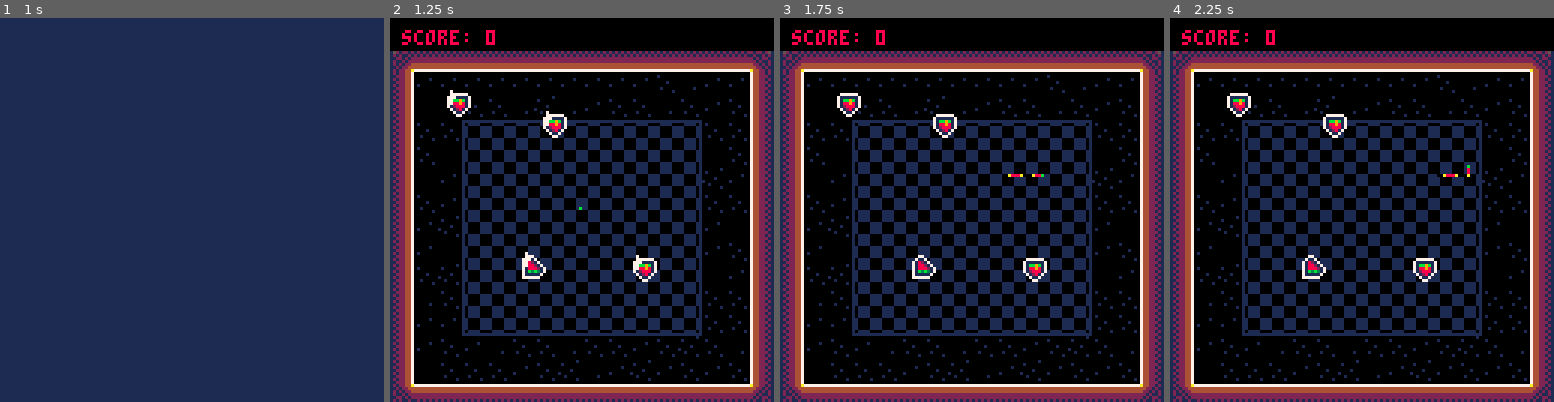
Above: before the commit, frames 1-4 (left to right).
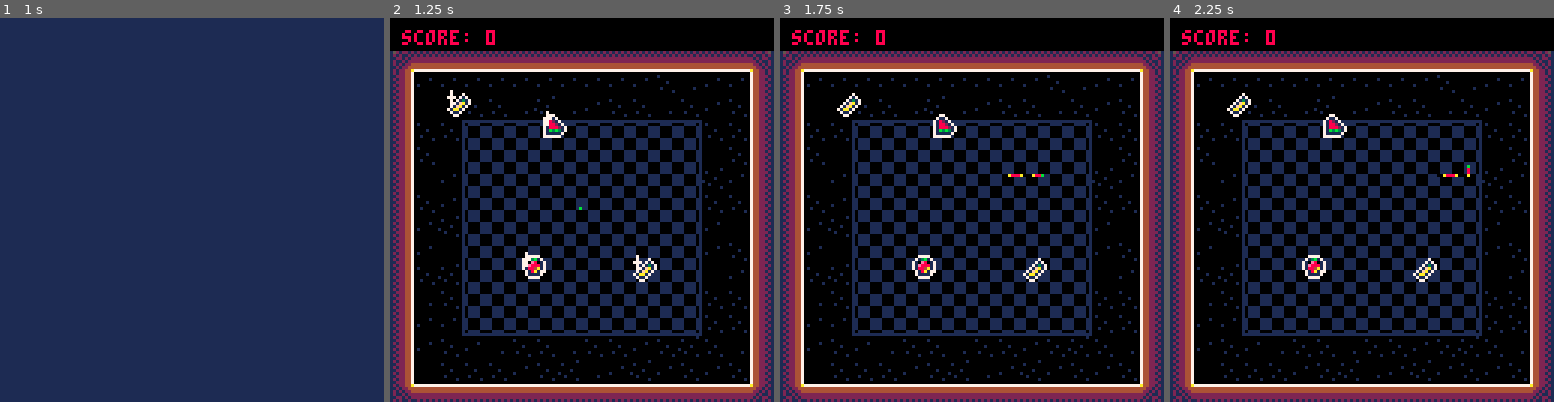
Above: after the commit, the same moments.

Repository: tmelot2/pico-8
Game: PICO-8 cartridge snekdash.p8
The game is run twice, just before and just after one commit, with the same random seed, the same clock (stepped at 60 frames per second) and the same inputs.
Inputs:
- Up to frame 1 (1 s): tap X (X key) at 0.33 s; tap O (Z key) at 0.7 s
- Up to frame 2 (1.25 s): tap X (X key) at 1.07 s
- Up to frame 3 (1.75 s): hold Right from 1.6 s (still down); tap O (Z key) at 1.7 s
- Up to frame 4 (2.25 s): tap X (X key) at 1.85 s; release Right at 2.1 s; tap O (Z key) at 2.1 s; hold Up from 2.15 s (still down)

Frame 1 is identical in both runs. In frame 2, 0.9% of the frame differs, in the area x 14-70%, y 19-69%; in frame 3, 0.9%; in frame 4, 0.9%.

Commit message:
LITERALLY APPLES AND ORANGES (art update)

Diff:
--- a/snekdash.p8
+++ b/snekdash.p8
@@ -83,7 +83,7 @@
 
 -- food
 food={}
-foodsprites={1,2,17}
+foodsprites={1,2,17,33,49}
 shine={}
 crumbs={}
 
@@ -1294,22 +1294,22 @@
 0000000071aa17000888888011222447744222111212122442212121721211144111212771222447110000111100001111000011000000000000000000000000
 00000000071170000888888012122447744221211121224444221211712111444411121772122447101111000011110000111101000000000000000000000000
 00000000007700000088880011222447744222111212244aa44221217211144aa441112771222447101111000011110000111101000000000000000000000000
-00000000000000001111111177777777111111111212244aa44221217211144aa441112774422127101111000011110000111101000000000000000000000000
-00000000000000001111111144444444121212121121224444221211712111444411121774422217101111000011110000111101000000000000000000000000
-00000000000000001111111144444444212121211212122442212121721211144111212774422127110000111100001111000011000000000000000000000000
-00000000000000001111111122222222222222221211212222121121721121111112112774422217110000111100001111000011000000000000000000000000
-00000000000000001111111122222222222222221122121221212211712112111121121774422127110000111100001111000011000000000000000000000000
-000000000000000011111111121212124444444412121121121121217f121121121121f774422217110000111100001111000011000000000000000000000000
-000000000000000011111111212121214444444415212212212212517ff1221221221ff774422127101111000011110000111101000000000000000000000000
-00000000000000001111111111111111777777771111111111111111777777777777777774422217101111000011110000111101000000000000000000000000
-00000000000000000000000000000000000000006122221617777771717777177777777766777766101111000011110000111101000000000000000000000000
-00000000000000000000000000000000000000006024420670244207102442011024420110244201101111000011110000111101000000000000000000000000
-00000000000000000000000000000000000000007244442772444427724444277244442722444422110000111100001111000011000000000000000000000000
-0000000000000000000000000000000000000000744aa447744aa447744aa447744aa447244aa442110000111100001111000011000000000000000000000000
-0000000000000000000000000000000000000000744aa447744aa447744aa447744aa447244aa442110000111100001111000011000000000000000000000000
-00000000000000000000000000000000000000007244442772444427724444277244442722444422110000111100001111000011000000000000000000000000
-00000000000000000000000000000000000000006024420670244207102442011024420110244201101111000011110000111101000000000000000000000000
-00000000000000000000000000000000000000006122221617777771717777177777777766777766111111111111111111111111000000000000000000000000
+00000000000660001111111177777777111111111212244aa44221217211144aa441112774422127101111000011110000111101000000000000000000000000
+00000000007117001111111144444444121212121121224444221211712111444411121774422217101111000011110000111101000000000000000000000000
+00000000074f94701111111144444444212121211212122442212121721211144111212774422127110000111100001111000011000000000000000000000000
+0000000061f999161111111122222222222222221211212222121121721121111112112774422217110000111100001111000011000000000000000000000000
+0000000061999f161111111122222222222222221122121221212211712112111121121774422127110000111100001111000011000000000000000000000000
+000000000749f47011111111121212124444444412121121121121217f121121121121f774422217110000111100001111000011000000000000000000000000
+000000000071170011111111212121214444444415212212212212517ff1221221221ff774422127101111000011110000111101000000000000000000000000
+00000000000660001111111111111111777777771111111111111111777777777777777774422217101111000011110000111101000000000000000000000000
+00000000007777000000000000000000000000006122221617777771717777177777777766777766101111000011110000111101000000000000000000000000
+000000000713b1700000000000000000000000006024420670244207102442011024420110244201101111000011110000111101000000000000000000000000
+00000000710e80170000000000000000000000007244442772444427724444277244442722444422110000111100001111000011000000000000000000000000
+0000000071e88817000000000000000000000000744aa447744aa447744aa447744aa447244aa442110000111100001111000011000000000000000000000000
+0000000071884a17000000000000000000000000744aa447744aa447744aa447744aa447244aa442110000111100001111000011000000000000000000000000
+000000000718a1770000000000000000000000007244442772444427724444277244442722444422110000111100001111000011000000000000000000000000
+00000000071111700000000000000000000000006024420670244207102442011024420110244201101111000011110000111101000000000000000000000000
+00000000007777000000000000000000000000006122221617777771717777177777777766777766111111111111111111111111000000000000000000000000
 00000000000000000000000000000000000000000000000000000000000000000000000000000000000000000000000000000000000000000000000000000000
 00000000000000000000000000000000000000000000000000000000000000000000000000000000000000000000000000000000000000000000000000000000
 00000000000000000000000000000000000000000000000000000000000000000000000000000000000000000000000000000000000000000000000000000000
